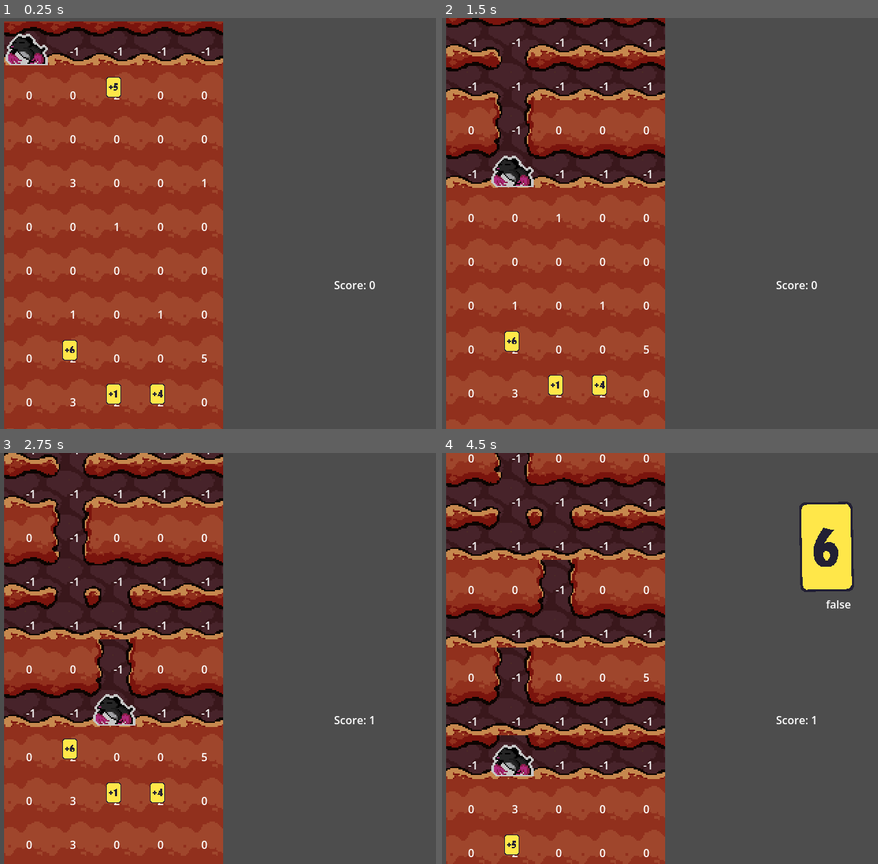
Above: before the commit, frames 1-4 (two rows, left to right).
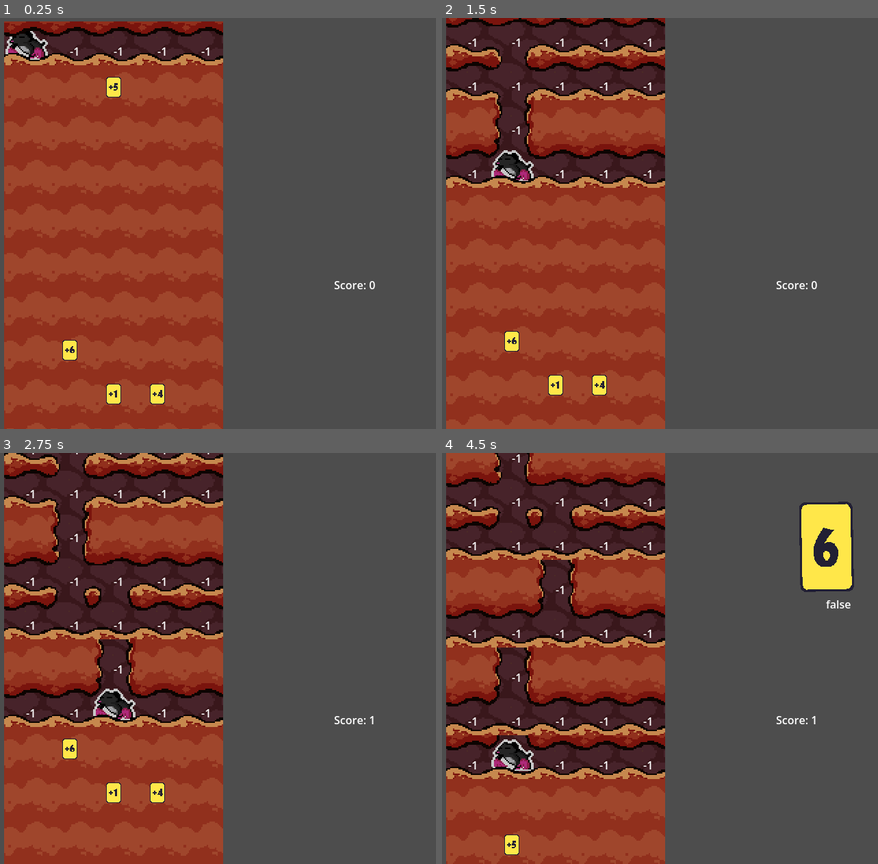
Above: after the commit, the same moments.

Repository: DogeMastr/GMTK2026
Game: Godot game, scene res://Scenes/Game/Game.tscn
The game is run twice, just before and just after one commit, with the same random seed, the same clock (stepped at 60 frames per second) and the same inputs.
Inputs (mouse positions are in pixels of both pictures, inside the frame that each line leads up to):
- Up to frame 1 (0.25 s): no input
- Up to frame 2 (1.5 s): move the mouse to (803, 202) at 0.52 s; hold D (player_right) 0.53-1.25 s; tap 1 (1) at 0.6 s; click (803, 202) at 0.67 s; tap 2 (2) at 0.8 s; drag from (572, 244) to (468, 38) at 1.27 s
- Up to frame 3 (2.75 s): move the mouse to (296, 568) at 2.02 s; hold D (player_right) from 2.03 s (still down); tap 1 (1) at 2.1 s; tap 2 (2) at 2.3 s
- Up to frame 4 (4.5 s): release D (player_right) at 2.75 s; drag from (655, 740) to (511, 485) at 2.77 s; move the mouse to (847, 720) at 3.52 s; hold A (player_left) 3.53-4.25 s; tap 3 (3) at 3.6 s; tap 2 (2) at 3.8 s; drag from (825, 551) to (555, 465) at 4.27 s

The runs differ from the first frame. In frame 1, 1.2% of the frame differs, in the area x 1-48%, y 3-95%; in frame 2, 1.0%; in frame 3, 1.0%; in frame 4, 1.0%.

Commit message:
sprite layering

Diff:
--- a/Scenes/Mole/mole.tscn
+++ b/Scenes/Mole/mole.tscn
@@ -14,6 +14,7 @@
 script = ExtResource("1_ow5gg")
 
 [node name="Sprite2D" type="Sprite2D" parent="." unique_id=1899600202]
+position = Vector2(0, -8)
 scale = Vector2(2, 2)
 texture = SubResource("AtlasTexture_dh3lx")
 
--- a/Scenes/Tile/tile.tscn
+++ b/Scenes/Tile/tile.tscn
@@ -136,11 +136,12 @@
 
 [node name="CardSprite" type="AnimatedSprite2D" parent="." unique_id=595923130]
 visible = false
-z_index = 1
+z_index = 2
 sprite_frames = SubResource("SpriteFrames_qdslu")
 animation = &"cards"
 
 [node name="Sprite2D" type="Sprite2D" parent="." unique_id=884067313]
+z_index = -1
 scale = Vector2(2, 2)
 texture = SubResource("AtlasTexture_dh3lx")
 
@@ -148,6 +149,7 @@
 shape = SubResource("RectangleShape2D_qdslu")
 
 [node name="DirtSprite" type="AnimatedSprite2D" parent="." unique_id=955359340]
+z_index = 1
 scale = Vector2(2, 2)
 sprite_frames = SubResource("SpriteFrames_qdslu")
 animation = &"dirt_frames"
